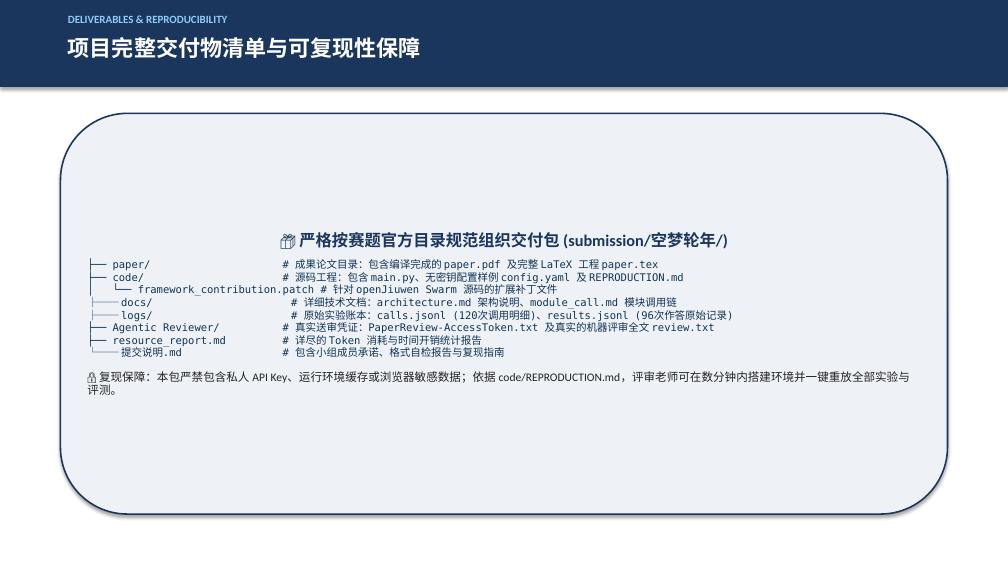
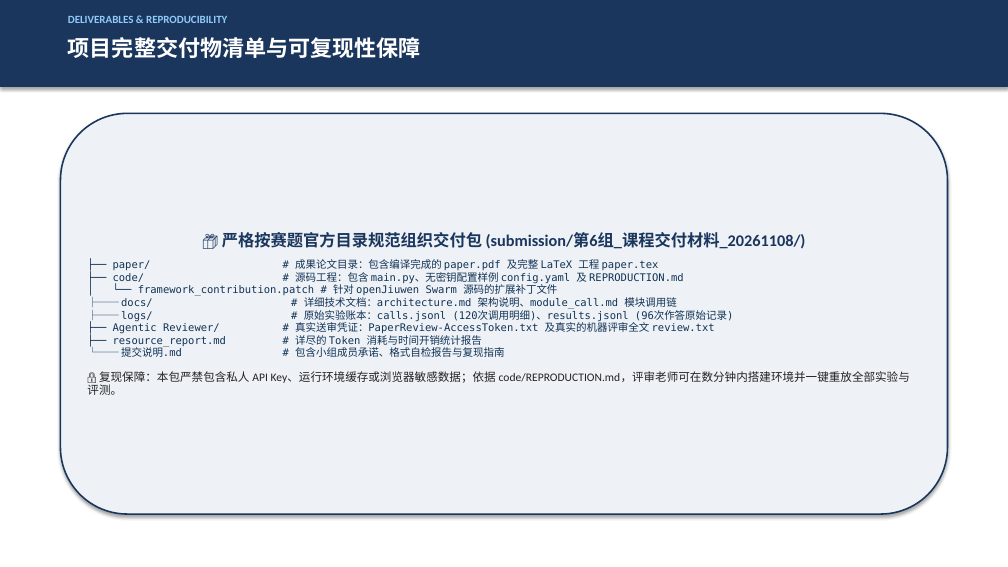
Before and after one commit to MieSheeeep/JiuwenSwarmPaperAgent, a slide deck: slide 14 of docs/第6组项目汇报PPT_终版.pptx. Drawn at 1008x567 pixels with LibreOffice and Linux fonts; fonts in the diff are those of the drawing. Boxes give left, top, right and bottom in pixels: in the first picture for what was removed or moved away, otherwise in the second. Text is boxed around its words. In the diff, an @@ line names an element or a change of style, - is before the commit and + after.

```diff
--- a/docs/第6组项目汇报PPT_终版.pptx
+++ b/docs/第6组项目汇报PPT_终版.pptx
@@ text in rounded rectangle at (x1=222, y1=232, x2=806, y2=249): text changed @@
-📦 严格按赛题官方目录规范组织交付包 (submission/空梦轮年/)
+📦 严格按赛题官方目录规范组织交付包 (submission/第6组_课程交付材料_20261108/)
```
Also in this commit, not shown: 1 other slide changed, 4 other files.
